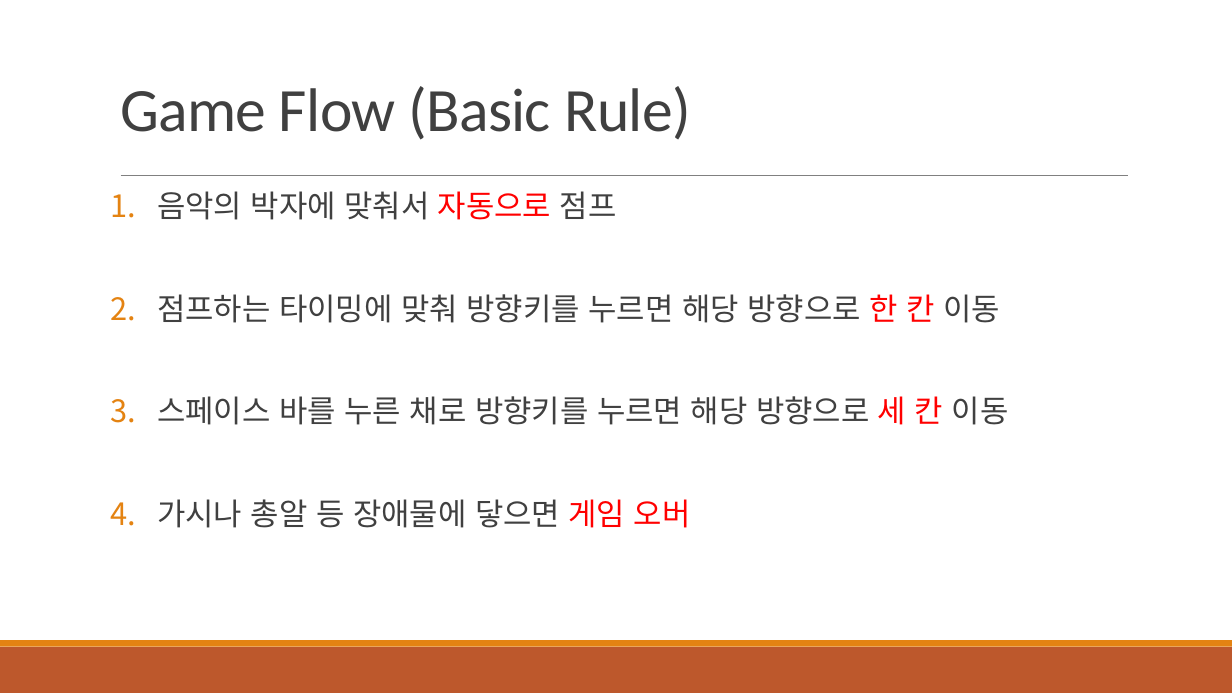
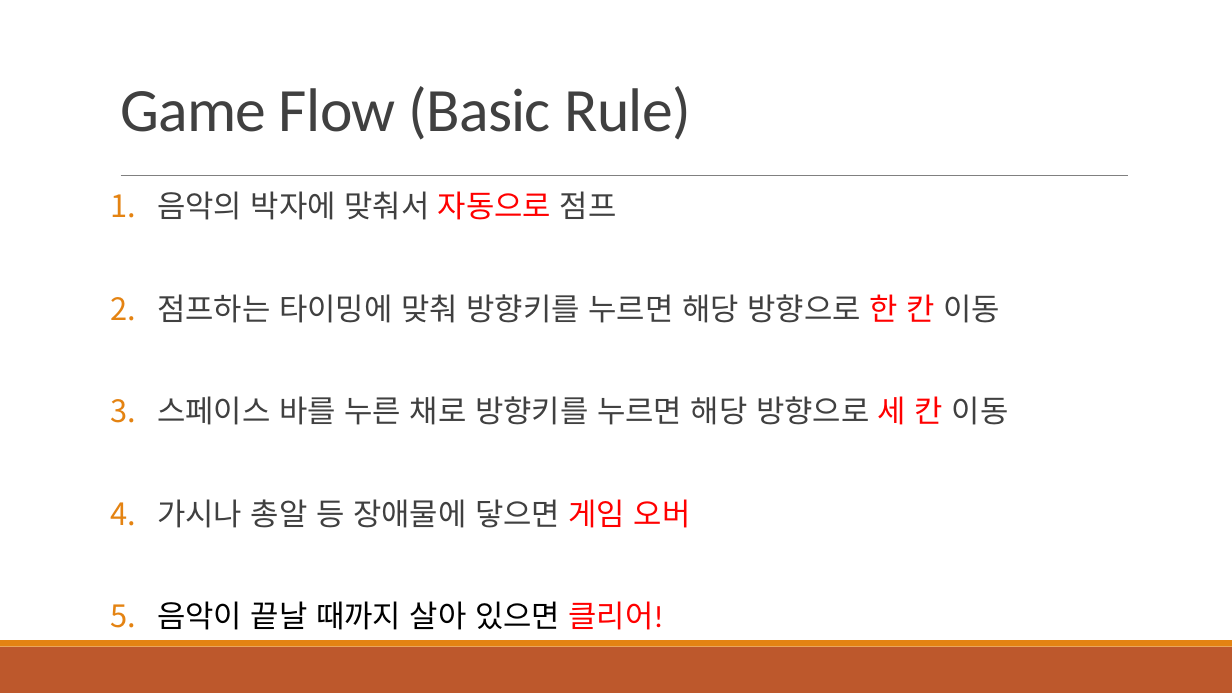
Before and after one commit to SH-Broar/Python---2DGP, a slide deck: slide 5 of Project/제출용/1차 발표 ppt.pptx. Drawn at 1232x693 pixels with LibreOffice and Linux fonts; fonts in the diff are those of the drawing. Boxes give left, top, right and bottom in pixels: in the first picture for what was removed or moved away, otherwise in the second. Text is boxed around its words. In the diff, an @@ line names an element or a change of style, - is before the commit and + after.

```diff
--- a/Project/제출용/1차 발표 ppt.pptx
+++ b/Project/제출용/1차 발표 ppt.pptx
@@ text at bbox=[157, 601, 664, 630]: paragraph added @@
+5. 음악이 끝날 때까지 살아 있으면 클리어!
```
Also in this commit, not shown: 3 other slides changed, 6 other files.
